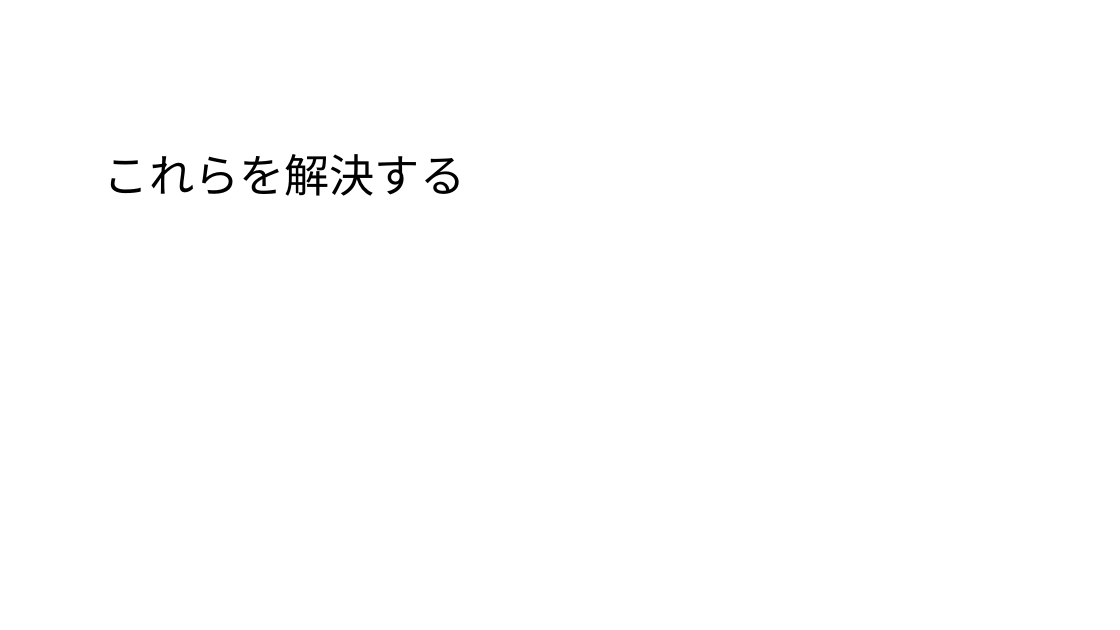
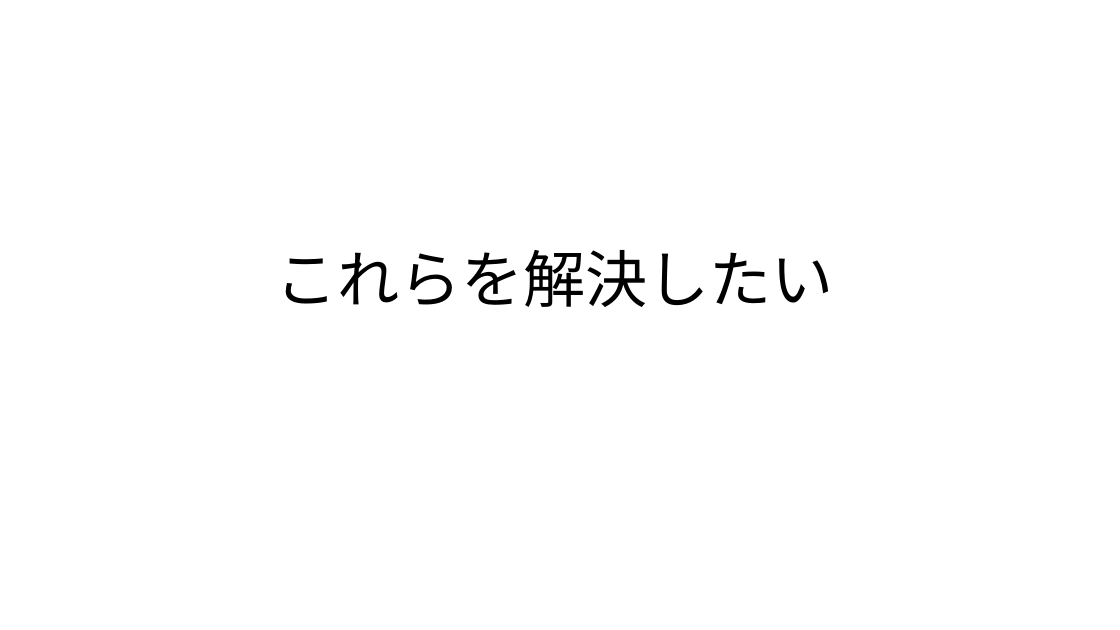
Before and after one commit to kijimaD/roam-ui, a slide deck: slide 4 of pages/pdfs/20250201_slide.odp. Drawn at 1120x630 pixels with LibreOffice and Linux fonts; fonts in the diff are those of the drawing. Boxes give left, top, right and bottom in pixels: in the first picture for what was removed or moved away, otherwise in the second. Text is boxed around its words. In the diff, an @@ line names an element or a change of style, - is before the commit and + after.

```diff
--- a/pages/pdfs/20250201_slide.odp
+++ b/pages/pdfs/20250201_slide.odp
@@ title "これらを解決したい" at <box>275,250,834,307</box>: vertical alignment top to middle @@
@@ title at <box>275,250,834,307</box>: text changed; size 32 to 44 pt @@
-これらを解決する
+これらを解決したい
```
Also in this commit, not shown: 8 other slides changed, 1 slide added, 2 slides removed, 2 other files.
